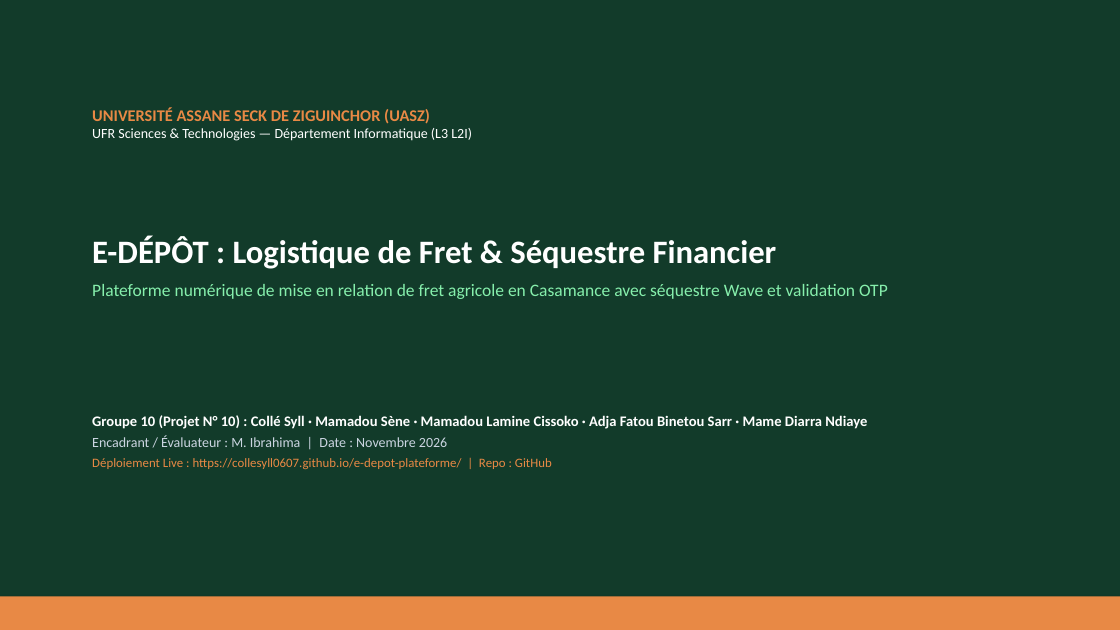
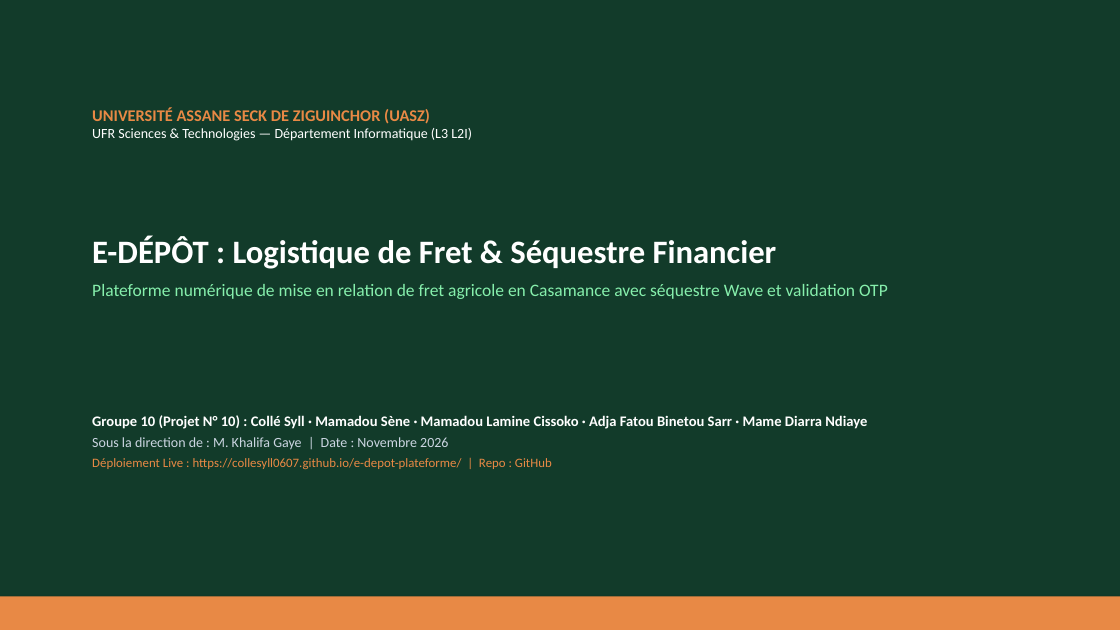
Before and after one commit to Collesyll0607/e-depot-plateforme, a slide deck: slide 1 of docs/P10_EDepot_Presentation.pptx. Drawn at 1120x630 pixels with LibreOffice and Linux fonts; fonts in the diff are those of the drawing. Boxes give left, top, right and bottom in pixels: in the first picture for what was removed or moved away, otherwise in the second. Text is boxed around its words. In the diff, an @@ line names an element or a change of style, - is before the commit and + after.

Commit message:
docs: classical UASZ academic report (M. Khalifa Gaye, UML diagrams, 375px mobile & JaCoCo captures)

```diff
--- a/docs/P10_EDepot_Presentation.pptx
+++ b/docs/P10_EDepot_Presentation.pptx
@@ text at [92, 437, 448, 450]: text changed @@
-Encadrant / Évaluateur : M. Ibrahima | Date : Novembre 2026
+Sous la direction de : M. Khalifa Gaye | Date : Novembre 2026
```
Also in this commit, not shown: 8 other files.
